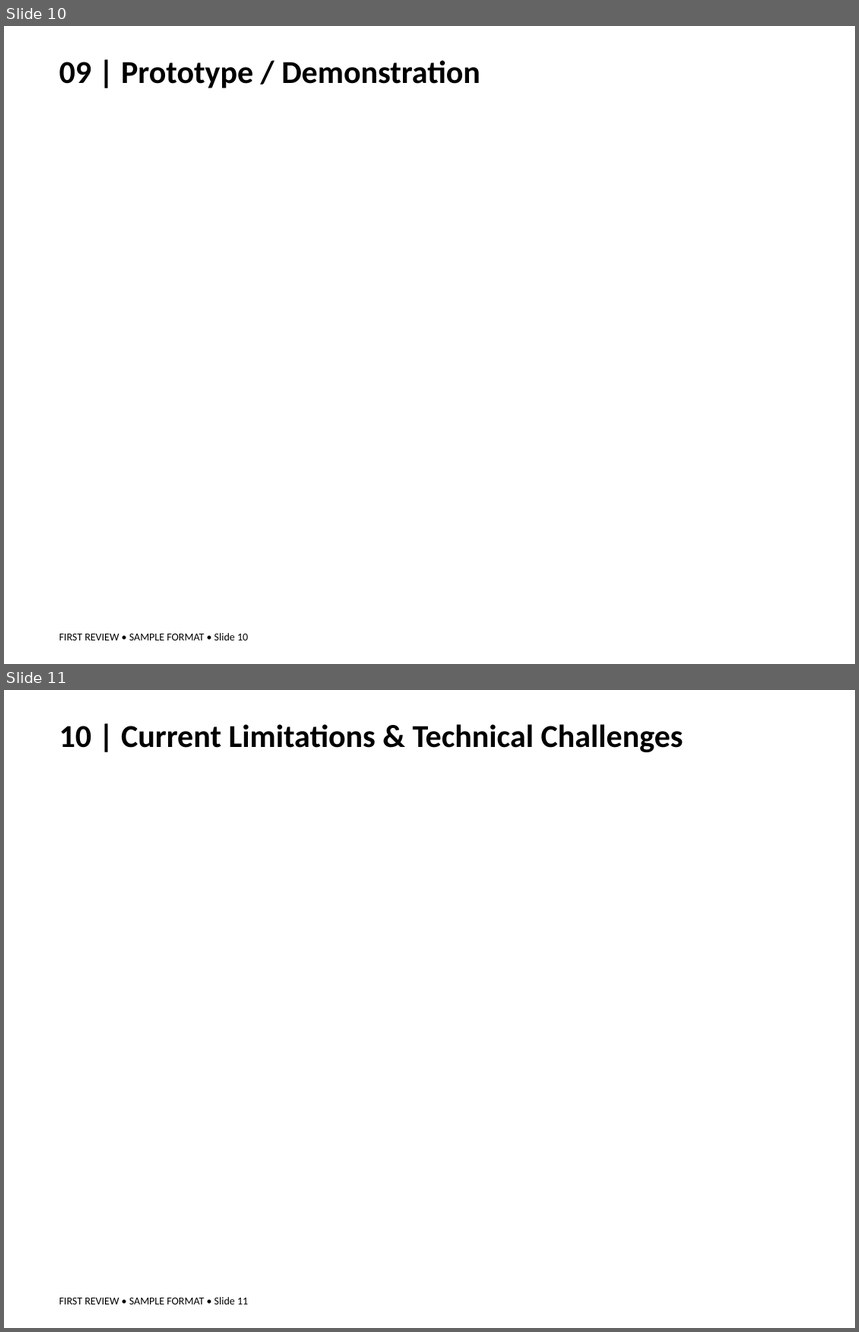
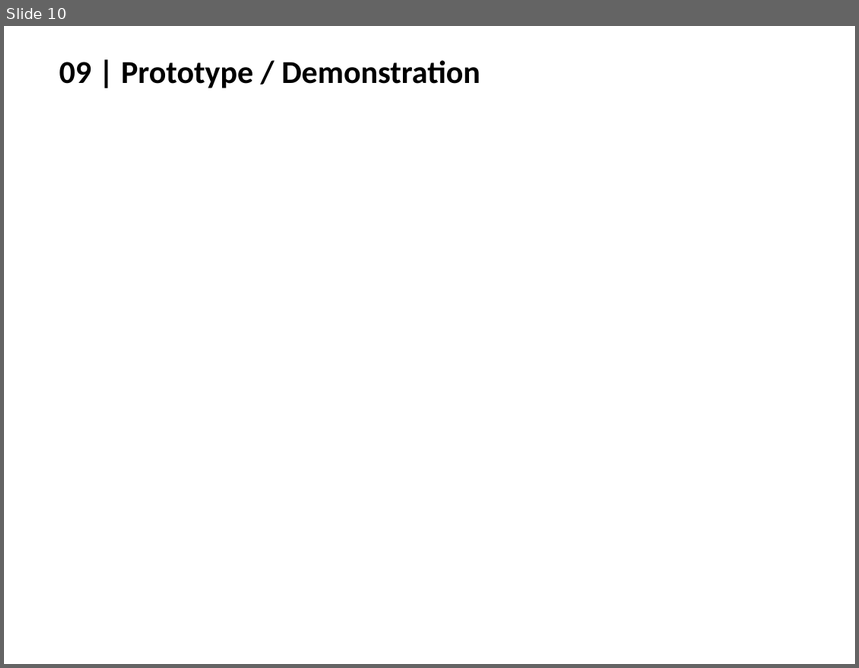
Before and after one commit to Harsha-Vardhan2005/graph-rag, a slide deck: Docs/First_Review_Sample_Presentation.pptx. Shown one above the other, each under a label of ours: slides 10 and 11 before the commit, slide 10 after it. The pictures are 859x1332 and 859x668 pixels, drawn with LibreOffice and Linux fonts; fonts in the diff are those of the drawing. Boxes give left, top, right and bottom in pixels: in the first picture for what was removed or moved away, otherwise in the second. Text is boxed around its words. In the diff, an @@ line names an element or a change of style, - is before the commit and + after.

```diff
--- a/Docs/First_Review_Sample_Presentation.pptx
+++ b/Docs/First_Review_Sample_Presentation.pptx
@@ slide 11 removed at (4, 690, 855, 1328), background #FFFFFF @@
@@ text removed at (59, 724, 683, 752) @@
-10 | Current Limitations & Technical Challenges
@@ text removed at (59, 1297, 248, 1305) @@
-FIRST REVIEW • SAMPLE FORMAT • Slide 11
@@ slide 10 changed as well @@
@@ text removed at (59, 633, 248, 641) @@
-FIRST REVIEW • SAMPLE FORMAT • Slide 10
```
Also in this commit, not shown: 2 other slides changed, 12 slides added, 11 other slides removed, 4 other files.
